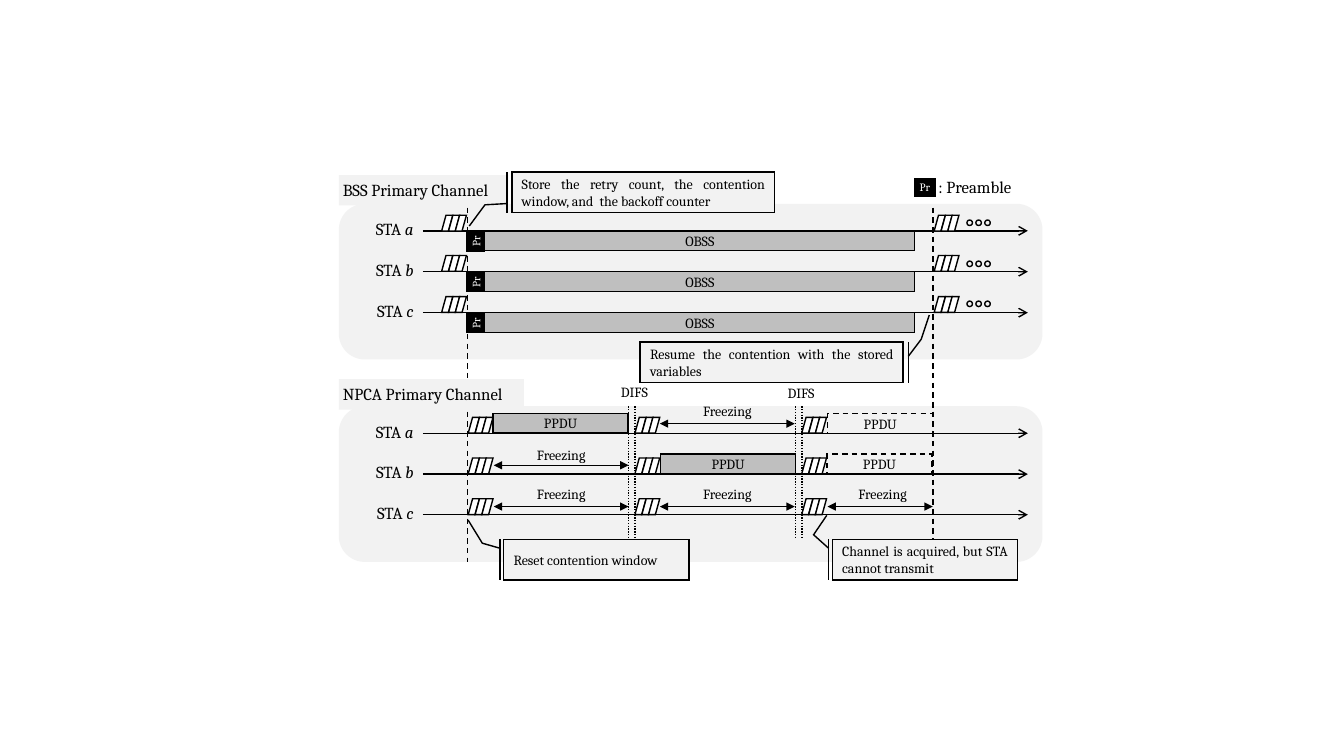
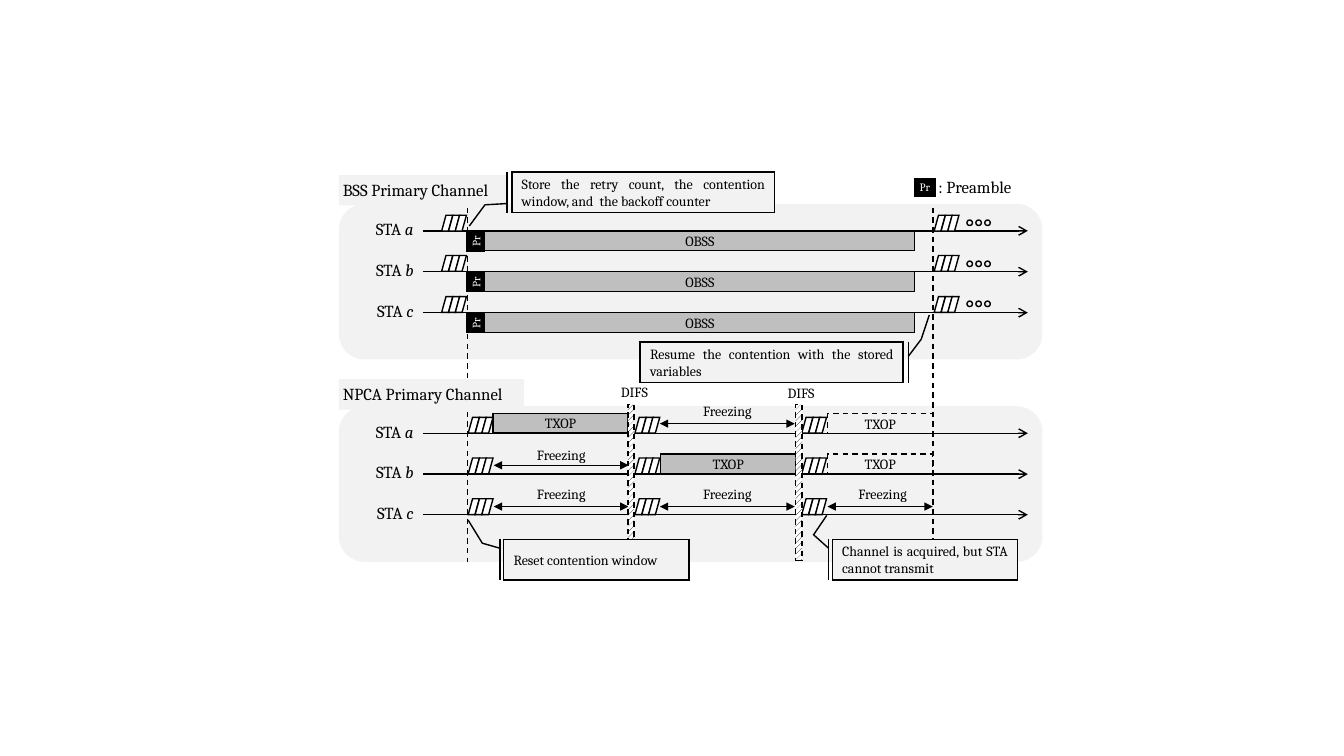
Before and after one commit to crazytb/pace, a slide deck: slide 2 of PACE.pptx. Drawn at 1344x756 pixels with LibreOffice and Linux fonts; fonts in the diff are those of the drawing. Boxes give left, top, right and bottom in pixels: in the first picture for what was removed or moved away, otherwise in the second. Text is boxed around its words. In the diff, an @@ line names an element or a change of style, - is before the commit and + after.

```diff
--- a/PACE.pptx
+++ b/PACE.pptx
@@ text in rectangle at bbox=[545, 418, 576, 428]: text changed @@
-PPDU
+TXOP
@@ rectangle added at bbox=[628, 404, 634, 561], fill pattern #000000 on #FFFFFF, outline #000000 1 pt dashed @@
@@ line removed from (629, 406) to (629, 539) @@
@@ line removed from (635, 406) to (635, 539) @@
@@ line removed from (796, 406) to (796, 539) @@
@@ rectangle added at bbox=[796, 404, 802, 561], fill pattern #000000 on #FFFFFF, outline #000000 1 pt dashed @@
@@ line removed from (803, 406) to (803, 539) @@
@@ text in rectangle at bbox=[865, 419, 896, 429]: text changed @@
-PPDU
+TXOP
@@ text in rectangle at bbox=[713, 459, 744, 469]: text changed @@
-PPDU
+TXOP
@@ text in rectangle at bbox=[865, 459, 896, 469]: text changed @@
-PPDU
+TXOP
```
Also in this commit, not shown: 1 other slide changed, 2 other files.
